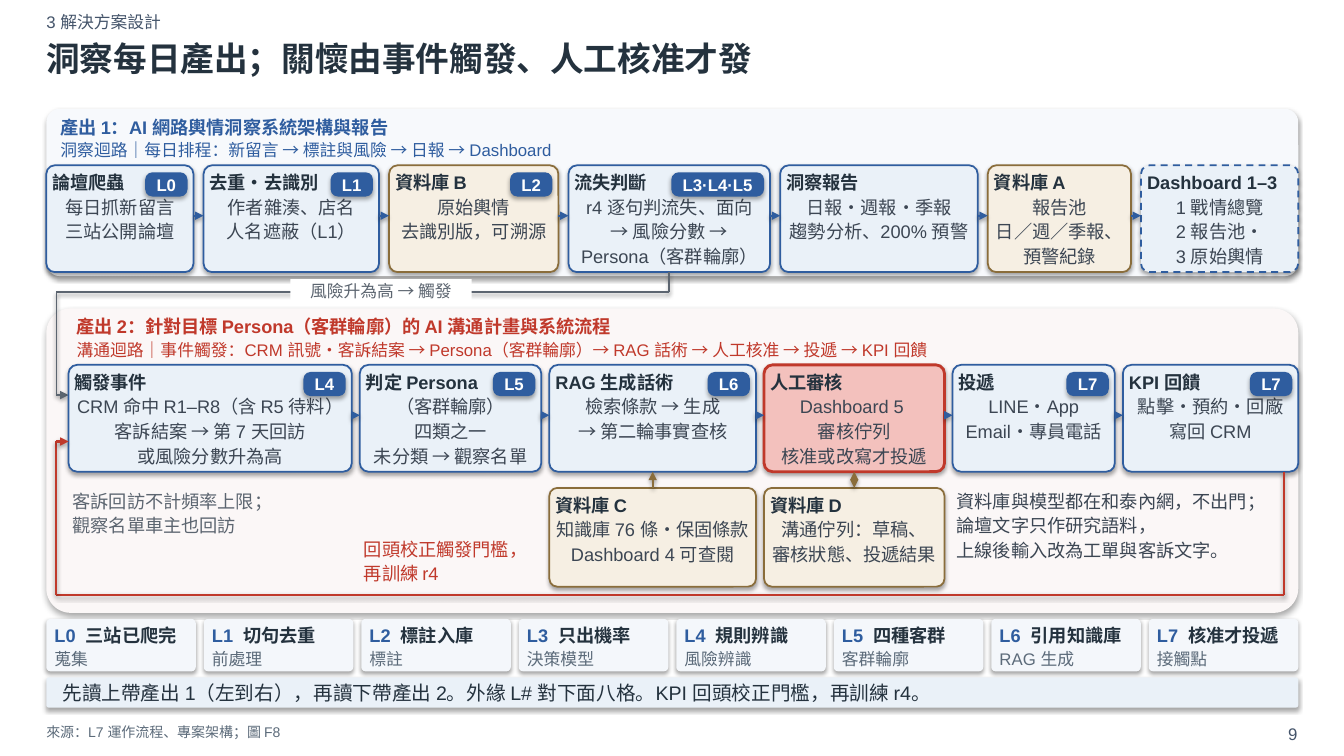
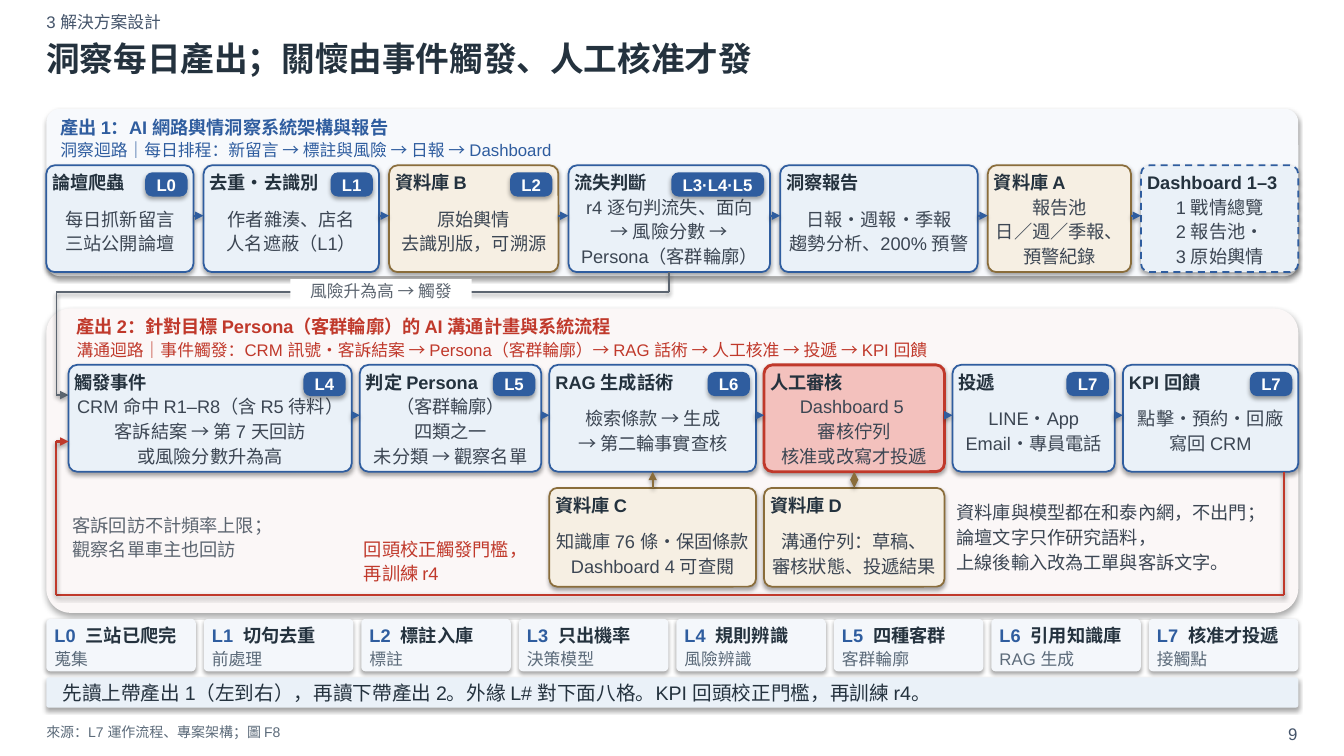
Before and after one commit to xxx789666/hotai-ai-hackathon-lexus, a slide deck: slide 9 of deck/versions/初賽簡報_v3.2.pptx. Drawn at 1344x756 pixels with LibreOffice and Linux fonts; fonts in the diff are those of the drawing. Boxes give left, top, right and bottom in pixels: in the first picture for what was removed or moved away, otherwise in the second. Text is boxed around its words. In the diff, an @@ line names an element or a change of style, - is before the commit and + after.

```diff
--- a/deck/versions/初賽簡報_v3.2.pptx
+++ b/deck/versions/初賽簡報_v3.2.pptx
@@ text at box(66, 210, 175, 228): more space between paragraphs @@
@@ text at box(228, 211, 355, 228): more space between paragraphs @@
@@ text at box(437, 210, 510, 228): more space between paragraphs @@
@@ text at box(806, 211, 951, 228): more space between paragraphs @@
@@ text at box(585, 409, 720, 427): more space between paragraphs @@
@@ text at box(988, 412, 1079, 429): more space between paragraphs @@
@@ text at box(1138, 409, 1283, 427): more space between paragraphs @@
@@ text "客訴回訪不計頻率上限；" at box(73, 516, 273, 558): vertical alignment top to middle @@
@@ text "資料庫與模型都在和泰內網，不出門；" at box(957, 503, 1266, 571): vertical alignment top to middle @@
@@ text at box(556, 532, 749, 550): more space between paragraphs @@
@@ text at box(782, 532, 927, 550): more space between paragraphs @@
```
Also in this commit, not shown: 7 other files.
